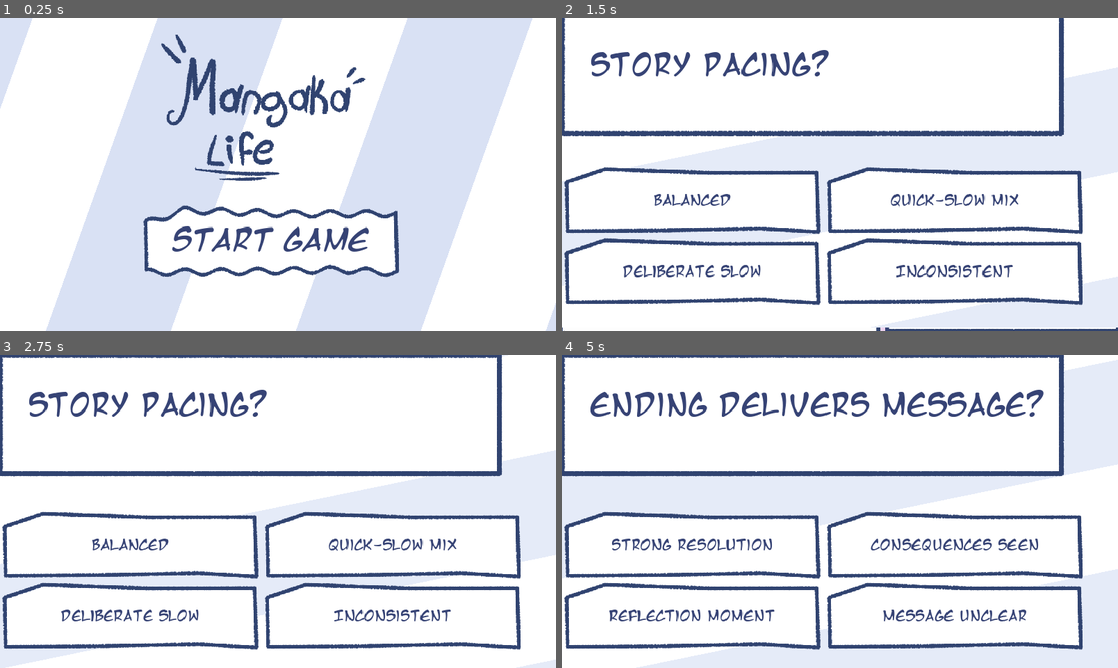
Above: before the commit, frames 1-4 (two rows, left to right).
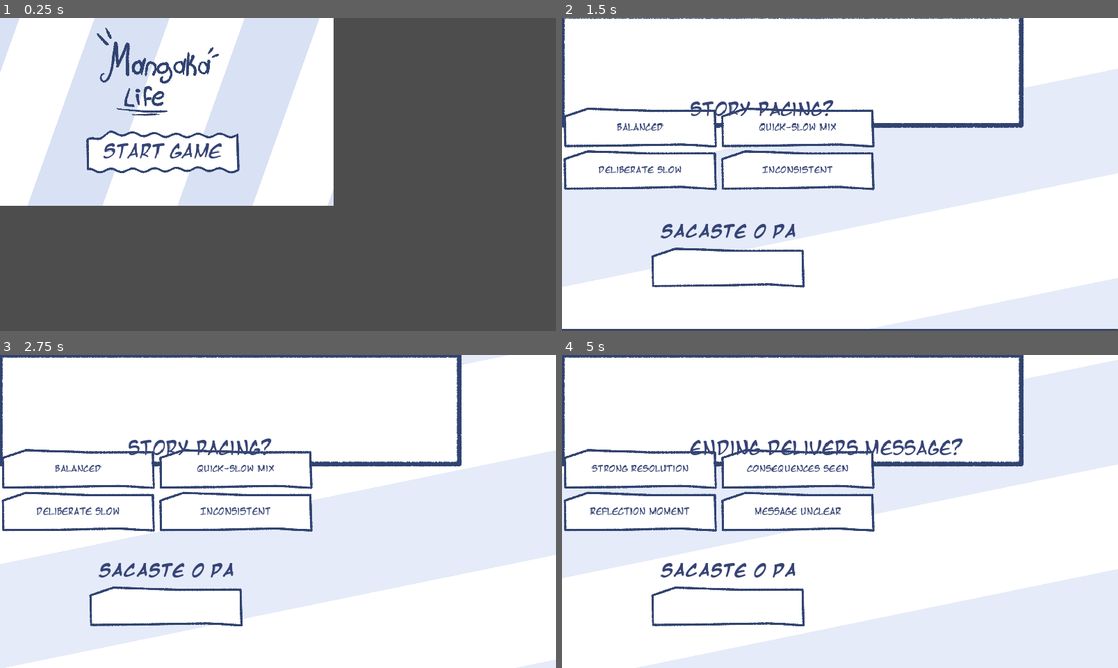
Above: after the commit, the same moments.

Repository: Noodle-Dev/Mangaka-Life
Game: Godot game, scene res://assets/scenes/Menus/Main_Menu.tscn
The game is run twice, just before and just after one commit, with the same random seed, the same clock (stepped at 60 frames per second) and the same inputs. The project has no main scene, so this scene is started directly. The engine's default icon, where the game draws it, is replaced by a stand-in: a white triangle on a blue panel in a dark square.
Inputs:
- Up to frame 1 (0.25 s): no input
- Up to frame 2 (1.5 s): click "Start Game" at 0.5 s; click "Create New CHapter" at 1.25 s
- Up to frame 3 (2.75 s): click "Create New CHapter" at 2 s
- Up to frame 4 (5 s): click "Create New Character" at 2.75 s; click "Create New Character" at 3.5 s; click "Balanced" at 4.25 s

The runs differ from the first frame. In frame 1, 85% of the frame differs, in the area x 0-100%, y 0-100%; in frame 2, 30%; in frame 3, 30%; in frame 4, 32%.

Commit message:
Implemented new UI

Diff:
--- a/assets/prefabs/Entity_Critic_UI.tscn
+++ b/assets/prefabs/Entity_Critic_UI.tscn
@@ -3,8 +3,8 @@
 [ext_resource type="Texture2D" uid="uid://w4n1j3cibw71" path="res://assets/sprites/UI/Comment_Background.png" id="1_e0lnq"]
 [ext_resource type="FontFile" uid="uid://svjf1m8quja6" path="res://assets/fonts/mangat.ttf" id="1_pk2o5"]
 [ext_resource type="Script" path="res://assets/scripts/Chapter_Creation/Critic_User_Logic.gd" id="1_th1v5"]
-[ext_resource type="Texture2D" uid="uid://dkqtphmj3r3wl" path="res://icon.svg" id="2_b4ak4"]
 [ext_resource type="Shader" path="res://assets/shaders/wavy_shader.gdshader" id="2_f31kp"]
+[ext_resource type="Texture2D" uid="uid://ys4vi6dovx5g" path="res://assets/sprites/User pfps/ico_1.png" id="5_lab63"]
 
 [sub_resource type="ShaderMaterial" id="ShaderMaterial_y256v"]
 shader = ExtResource("2_f31kp")
@@ -21,7 +21,7 @@
 shader_parameter/freezeFirstHalf = false
 shader_parameter/freezeSecondHalf = false
 
-[node name="Critic" type="Control"]
+[node name="Critic" type="Control" groups=["critic"]]
 layout_mode = 3
 anchor_right = 0.336
 anchor_bottom = 0.216
@@ -61,7 +61,7 @@
 offset_top = 28.0
 offset_right = 144.0
 offset_bottom = 156.0
-texture = ExtResource("2_b4ak4")
+texture = ExtResource("5_lab63")
 
 [node name="UserOpinion" type="RichTextLabel" parent="User"]
 layout_mode = 1
@@ -76,4 +76,4 @@
 offset_bottom = 0.0589905
 theme_override_colors/default_color = Color(0.211765, 0.262745, 0.458824, 1)
 theme_override_fonts/normal_font = ExtResource("1_pk2o5")
-text = "A"
+text = "PlaceHolder"
--- a/assets/scenes/Mechanics_Scenes/Chapter_Maker_Scene.tscn
+++ b/assets/scenes/Mechanics_Scenes/Chapter_Maker_Scene.tscn
@@ -141,23 +141,22 @@
 [node name="UI" type="Control" parent="."]
 layout_mode = 3
 anchors_preset = 0
-offset_right = 540.0
-offset_bottom = 960.0
+offset_right = 1920.0
+offset_bottom = 1080.0
 
 [node name="Manga_Bg" type="ColorRect" parent="UI"]
 material = SubResource("ShaderMaterial_ov8mx")
 layout_mode = 1
-anchors_preset = -1
-anchor_right = 2.133
-anchor_bottom = 0.675
-offset_right = 0.179932
+anchors_preset = 15
+anchor_right = 1.0
+anchor_bottom = 1.0
 grow_horizontal = 2
 grow_vertical = 2
 
 [node name="TextureRect" type="TextureRect" parent="UI/Manga_Bg"]
 layout_mode = 0
-offset_right = 1046.0
-offset_bottom = 253.0
+offset_right = 1604.0
+offset_bottom = 388.0
 texture = ExtResource("2_77832")
 
 [node name="Question_holder" type="GridContainer" parent="UI/Manga_Bg"]
@@ -166,8 +165,6 @@
 anchor_right = 1.0
 anchor_bottom = 1.0
 offset_top = 685.0
-offset_right = 0.00134277
-offset_bottom = 361.0
 grow_horizontal = 2
 grow_vertical = 2
 columns = 2
--- a/assets/scenes/Menus/MainStats_Menu.tscn
+++ b/assets/scenes/Menus/MainStats_Menu.tscn
@@ -1,7 +1,8 @@
-[gd_scene load_steps=16 format=3 uid="uid://b1goo2qilttjh"]
+[gd_scene load_steps=21 format=3 uid="uid://b1goo2qilttjh"]
 
 [ext_resource type="Script" path="res://assets/scripts/MainStats/main_stats_menu_Logic.gd" id="1_rey2q"]
 [ext_resource type="Texture2D" uid="uid://xhnet7l88rwq" path="res://assets/sprites/UI/Status_Header.png" id="2_6ckol"]
+[ext_resource type="Shader" path="res://assets/shaders/HighLight_Shader.gdshader" id="2_ehi2l"]
 [ext_resource type="Texture2D" uid="uid://8fd0pmjmrepn" path="res://assets/sprites/UI/BG.png" id="2_fupjd"]
 [ext_resource type="PackedScene" uid="uid://b8hj7cokkvuox" path="res://assets/prefabs/Entity_Critic_UI.tscn" id="2_npwkf"]
 [ext_resource type="FontFile" uid="uid://dvex2p1l2cfg5" path="res://assets/fonts/mangatb.ttf" id="3_dhmu0"]
@@ -12,6 +13,50 @@
 [ext_resource type="Texture2D" uid="uid://dkcjnh3ovas3q" path="res://assets/sprites/UI/CreateCharacter_icon.png" id="10_gapfo"]
 [ext_resource type="PackedScene" uid="uid://d4m0qevbvi46r" path="res://assets/scenes/Mechanics_Scenes/Chapter_Maker_Scene.tscn" id="11_wo0bl"]
 [ext_resource type="Texture2D" uid="uid://dpwnn3anj5uq4" path="res://assets/sprites/UI/UI Question.png" id="12_7mi4r"]
+
+[sub_resource type="ShaderMaterial" id="ShaderMaterial_861nb"]
+shader = ExtResource("2_ehi2l")
+shader_parameter/density = 4.0
+shader_parameter/color1 = Color(0.95158, 0.95158, 0.95158, 1)
+shader_parameter/color2 = Color(0.743139, 0.78414, 0.916154, 1)
+
+[sub_resource type="Animation" id="Animation_lrb1y"]
+resource_name = "Bg"
+length = 20.0
+loop_mode = 2
+tracks/0/type = "value"
+tracks/0/imported = false
+tracks/0/enabled = true
+tracks/0/path = NodePath(".:material:shader_parameter/density")
+tracks/0/interp = 1
+tracks/0/loop_wrap = true
+tracks/0/keys = {
+"times": PackedFloat32Array(0, 20),
+"transitions": PackedFloat32Array(1, 1),
+"update": 0,
+"values": [4.0, 25.0]
+}
+
+[sub_resource type="Animation" id="Animation_cxll4"]
+length = 0.001
+tracks/0/type = "value"
+tracks/0/imported = false
+tracks/0/enabled = true
+tracks/0/path = NodePath(".:material:shader_parameter/density")
+tracks/0/interp = 1
+tracks/0/loop_wrap = true
+tracks/0/keys = {
+"times": PackedFloat32Array(0),
+"transitions": PackedFloat32Array(1),
+"update": 0,
+"values": [4.0]
+}
+
+[sub_resource type="AnimationLibrary" id="AnimationLibrary_7to0k"]
+_data = {
+"Bg": SubResource("Animation_lrb1y"),
+"RESET": SubResource("Animation_cxll4")
+}
 
 [sub_resource type="Animation" id="Animation_s1bop"]
 resource_name = "CH_Maker_Enter"
@@ -26,7 +71,7 @@
 "times": PackedFloat32Array(0, 0.0666667, 0.2),
 "transitions": PackedFloat32Array(1, 1, 1),
 "update": 0,
-"values": [Vector2(0, 727), Vector2(0, -26), Vector2(0, 0)]
+"values": [Vector2(0, 1257), Vector2(0, -26), Vector2(0, 0)]
 }
 
 [sub_resource type="Animation" id="Animation_svg1k"]
@@ -41,7 +86,7 @@
 "times": PackedFloat32Array(0),
 "transitions": PackedFloat32Array(1),
 "update": 0,
-"values": [Vector2(0, 727)]
+"values": [Vector2(0, 1305)]
 }
 
 [sub_resource type="AnimationLibrary" id="AnimationLibrary_hxfv0"]
@@ -56,10 +101,12 @@
 [node name="UI" type="Control" parent="."]
 layout_mode = 3
 anchors_preset = 0
-offset_right = 1152.0
-offset_bottom = 648.0
-
-[node name="Manga_Bg" type="ColorRect" parent="UI"]
+offset_left = 1.0
+offset_right = 1916.0
+offset_bottom = 1077.0
+
+[node name="ColorRect" type="ColorRect" parent="UI"]
+material = SubResource("ShaderMaterial_861nb")
 layout_mode = 1
 anchors_preset = 15
 anchor_right = 1.0
@@ -67,27 +114,63 @@
 grow_horizontal = 2
 grow_vertical = 2
 
-[node name="Outline" type="TextureRect" parent="UI/Manga_Bg"]
-layout_mode = 0
-offset_right = 40.0
-offset_bottom = 40.0
+[node name="Label" type="Label" parent="UI/ColorRect"]
+layout_mode = 0
+offset_left = 1073.0
+offset_top = 61.0
+offset_right = 2036.0
+offset_bottom = 315.0
+rotation = 1.5708
+theme_override_colors/font_color = Color(0.188235, 0.254902, 0.431373, 0.180392)
+theme_override_fonts/font = ExtResource("4_fl1j6")
+theme_override_font_sizes/font_size = 120
+text = "MANGAKA LIFE
+"
+
+[node name="AnimationPlayer" type="AnimationPlayer" parent="UI/ColorRect"]
+libraries = {
+"": SubResource("AnimationLibrary_7to0k")
+}
+autoplay = "Bg"
+
+[node name="Outline" type="TextureRect" parent="UI/ColorRect"]
+layout_mode = 1
+anchors_preset = 15
+anchor_right = 1.0
+anchor_bottom = 1.0
+grow_horizontal = 2
+grow_vertical = 2
 texture = ExtResource("2_fupjd")
+
+[node name="Manga_Bg" type="ColorRect" parent="UI"]
+layout_mode = 1
+anchors_preset = -1
+anchor_left = 0.074
+anchor_right = 0.922
+anchor_bottom = 1.0
+offset_left = -85.71
+offset_top = 30.0
+offset_right = 118.37
+offset_bottom = -72.0
+grow_horizontal = 2
+grow_vertical = 2
+color = Color(0.947199, 0.947199, 0.947199, 0.717647)
 
 [node name="Status" type="TextureRect" parent="UI/Manga_Bg"]
 layout_mode = 1
 anchors_preset = 2
 anchor_top = 1.0
 anchor_bottom = 1.0
-offset_top = -298.0
-offset_right = 680.0
+offset_top = -356.0
+offset_right = 812.0
 grow_vertical = 0
 texture = ExtResource("2_6ckol")
 
 [node name="Balance" type="RichTextLabel" parent="UI/Manga_Bg/Status"]
 layout_mode = 0
-offset_left = 7.0
+offset_left = 43.0
 offset_top = 58.0
-offset_right = 640.0
+offset_right = 676.0
 offset_bottom = 140.0
 theme_override_colors/default_color = Color(0.211765, 0.262745, 0.458824, 1)
 theme_override_fonts/normal_font = ExtResource("4_fl1j6")
@@ -97,9 +180,9 @@
 
 [node name="Reputation" type="RichTextLabel" parent="UI/Manga_Bg/Status"]
 layout_mode = 0
-offset_left = 7.0
+offset_left = 43.0
 offset_top = 132.0
-offset_right = 640.0
+offset_right = 676.0
 offset_bottom = 214.0
 theme_override_colors/default_color = Color(0.211765, 0.262745, 0.458824, 1)
 theme_override_fonts/normal_font = ExtResource("4_fl1j6")
@@ -108,9 +191,9 @@
 
 [node name="Chapters_Wrote" type="RichTextLabel" parent="UI/Manga_Bg/Status"]
 layout_mode = 0
-offset_left = 7.0
+offset_left = 43.0
 offset_top = 203.0
-offset_right = 640.0
+offset_right = 676.0
 offset_bottom = 285.0
 theme_override_colors/default_color = Color(0.211765, 0.262745, 0.458824, 1)
 theme_override_fonts/normal_font = ExtResource("4_fl1j6")
@@ -118,10 +201,14 @@
 text = "Chapters Wrote: 00"
 
 [node name="Virality" type="TextureRect" parent="UI/Manga_Bg"]
-layout_mode = 0
-offset_left = 701.0
-offset_right = 1148.0
-offset_bottom = 648.0
+layout_mode = 1
+anchors_preset = 1
+anchor_left = 1.0
+anchor_right = 1.0
+offset_left = -670.0
+offset_right = 1.0
+offset_bottom = 972.0
+grow_horizontal = 0
 texture = ExtResource("3_yo2dp")
 
 [node name="Critics_Holder" type="VBoxContainer" parent="UI/Manga_Bg/Virality"]
@@ -130,16 +217,15 @@
 anchor_left = 0.072
 anchor_right = 0.924
 anchor_bottom = 0.943
-offset_left = -0.184002
-offset_top = 37.0
-offset_right = -7.02802
-offset_bottom = -0.0640259
+offset_left = 1.688
+offset_top = 51.0
+offset_right = -8.00403
+offset_bottom = -9.59601
 grow_horizontal = 2
 grow_vertical = 2
 theme_override_constants/separation = 190
 
 [node name="Critic" parent="UI/Manga_Bg/Virality/Critics_Holder" instance=ExtResource("2_npwkf")]
-visible = false
 layout_mode = 2
 
 [node name="Critic2" parent="UI/Manga_Bg/Virality/Critics_Holder" instance=ExtResource("2_npwkf")]
@@ -152,8 +238,8 @@
 
 [node name="Options" type="TextureRect" parent="UI/Manga_Bg"]
 layout_mode = 0
-offset_right = 40.0
-offset_bottom = 40.0
+offset_right = 673.0
+offset_bottom = 293.0
 texture = ExtResource("7_bu1cm")
 
 [node name="HBoxContainer" type="HBoxContainer" parent="UI/Manga_Bg/Options"]
@@ -163,8 +249,8 @@
 anchor_bottom = 1.0
 offset_left = 25.0
 offset_top = 8.0
-offset_right = -14.0
-offset_bottom = -43.0
+offset_right = -36.0
+offset_bottom = -46.0
 grow_horizontal = 2
 grow_vertical = 2
 theme_override_constants/separation = 75
@@ -223,14 +309,23 @@
 theme_override_font_sizes/normal_font_size = 50
 text = "Virality: None"
 
+[node name="TextureRect" type="TextureRect" parent="UI"]
+layout_mode = 0
+offset_left = 59.0
+offset_top = 336.0
+offset_right = 868.0
+offset_bottom = 633.0
+texture = ExtResource("7_bu1cm")
+
 [node name="virality_status" type="Label" parent="UI"]
 layout_mode = 1
 anchors_preset = 4
 anchor_top = 0.5
 anchor_bottom = 0.5
-offset_top = -78.0
-offset_right = 460.0
-offset_bottom = 12.0
+offset_left = 89.0
+offset_top = -160.5
+offset_right = 572.0
+offset_bottom = -70.5
 grow_vertical = 2
 theme_override_colors/font_color = Color(0.211765, 0.262745, 0.458824, 1)
 theme_override_fonts/font = ExtResource("4_fl1j6")
@@ -238,10 +333,27 @@
 text = "Virality None"
 vertical_alignment = 1
 
+[node name="virality_status2" type="Label" parent="UI"]
+layout_mode = 1
+anchors_preset = 4
+anchor_top = 0.5
+anchor_bottom = 0.5
+offset_left = 89.0
+offset_top = -56.5
+offset_right = 572.0
+offset_bottom = 33.5
+grow_vertical = 2
+theme_override_colors/font_color = Color(0.211765, 0.262745, 0.458824, 1)
+theme_override_fonts/font = ExtResource("4_fl1j6")
+theme_override_font_sizes/font_size = 60
+text = "critics: 0"
+vertical_alignment = 1
+
 [node name="Chapter_Maker" parent="." instance=ExtResource("11_wo0bl")]
-position = Vector2(0, 727)
+position = Vector2(0, 1305)
 
 [node name="Notifications" type="Control" parent="."]
+visible = false
 layout_mode = 3
 anchors_preset = 0
 offset_left = 1175.0
--- a/assets/scripts/Chapter_Creation/Critic_User_Logic.gd
+++ b/assets/scripts/Chapter_Creation/Critic_User_Logic.gd
@@ -10,6 +10,9 @@
 @export var random_names = ["Alex", "Jordan", "Taylor", "Morgan", "Casey", "Riley"]
 @export var user_pic_folder = "res://assets/sprites/User pfps/"  # Ruta de la carpeta de imágenes
 
+func _init():
+	set_random_user_pic()
+	#user_opinion.text = good_opinions[randi() % good_opinions.size()]
 func set_critic_data(global_score: int, threshold: int, likes_higher: bool):
 	"""
 	Configura los datos del crítico: nombre, opinión y avatar.
--- a/assets/shaders/HighLight_Shader.gdshader
+++ b/assets/shaders/HighLight_Shader.gdshader
@@ -1,69 +1,21 @@
 shader_type canvas_item;
-render_mode blend_premul_alpha;
 
-uniform float Line_Smoothness : hint_range(0, 0.1) = 0.045;
-uniform float Line_Width : hint_range(0, 0.2) = 0.09;
-uniform float Brightness = 3.0;
-uniform float Rotation_deg : hint_range(-90, 90) = 30;
-uniform float Distortion : hint_range(1, 2) = 1.8;
-uniform float Speed = 0.7;
-uniform float Position : hint_range(0, 1) = 0;
-uniform float Position_Min = 0.25;
-uniform float Position_Max = 0.5;
-uniform float Alpha : hint_range(0, 1) = 1;
+uniform float density: hint_range(4.0, 25.0) = 10.0;
+uniform vec4 color1: source_color;
+uniform vec4 color2: source_color;
 
-vec2 rotate_uv(vec2 uv, vec2 center, float rotation, bool use_degrees){
-		float _angle = rotation;
-		if(use_degrees){
-			_angle = rotation * (3.1415926/180.0);
-		}
-		mat2 _rotation = mat2(
-			vec2(cos(_angle), -sin(_angle)),
-			vec2(sin(_angle), cos(_angle))
-		);
-		vec2 _delta = uv - center;
-		_delta = _rotation * _delta;
-		return _delta + center;
-	}
 
 void fragment() {
-
-	vec2 center_uv = UV - vec2(0.5, 0.5);
-	float gradient_to_edge = max(abs(center_uv.x), abs(center_uv.y));
-	gradient_to_edge = gradient_to_edge * Distortion;
-	gradient_to_edge = 1.0 - gradient_to_edge;
-	vec2 rotaded_uv = rotate_uv(UV, vec2(0.5, 0.5), Rotation_deg, true);
-
-	float remapped_position;
-	{
-		float output_range = Position_Max - Position_Min;
-		remapped_position = Position_Min + output_range * Position;
+	float x = (UV.x-.5);
+	float y = (UV.y-.5);
+	float v = (sqrt((x*x)+(y*y)) * density);
+	float can_color = mod(v, 2.0);
+	vec4 color;
+	if (can_color > 1.0) {
+		color.rgb = color1.rgb;
+	}else{
+		color.rgb = color2.rgb;
 	}
-
-	float remapped_time = TIME * Speed + remapped_position;
-	remapped_time = fract(remapped_time);
-	{
-		float output_range = 2.0 - (-2.0);
-		remapped_time = -2.0 + output_range * remapped_time;
-	}
-
-	vec2 offset_uv = vec2(rotaded_uv.xy) + vec2(remapped_time, 0.0);
-	float line = vec3(offset_uv, 0.0).x;
-	line = abs(line);
-	line = gradient_to_edge * line;
-	line = sqrt(line);
-
-	float line_smoothness = clamp(Line_Smoothness, 0.001, 1.0);
-	float offset_plus = Line_Width + line_smoothness;
-	float offset_minus = Line_Width - line_smoothness;
-
-	float remapped_line;
-	{
-		float input_range = offset_minus - offset_plus;
-		remapped_line = (line - offset_plus) / input_range;
-	}
-	remapped_line = remapped_line * Brightness;
-	remapped_line = min(remapped_line, Alpha);
-	COLOR.rgb = vec3(COLOR.xyz) * vec3(remapped_line);
-	COLOR.a = remapped_line;
+	color.a = 1.0;
+	COLOR = vec4(color.rgba);
 }
--- a/project.godot
+++ b/project.godot
@@ -21,6 +21,8 @@
 
 [display]
 
+window/size/viewport_width=1920
+window/size/viewport_height=1080
 window/size/window_width_override=1280
 window/size/window_height_override=720
 window/stretch/mode="canvas_items"
Binary file changed: assets/sprites/UI/Status_Header.png
Not shown, added: assets/sprites/UI/Status_Header.png~
